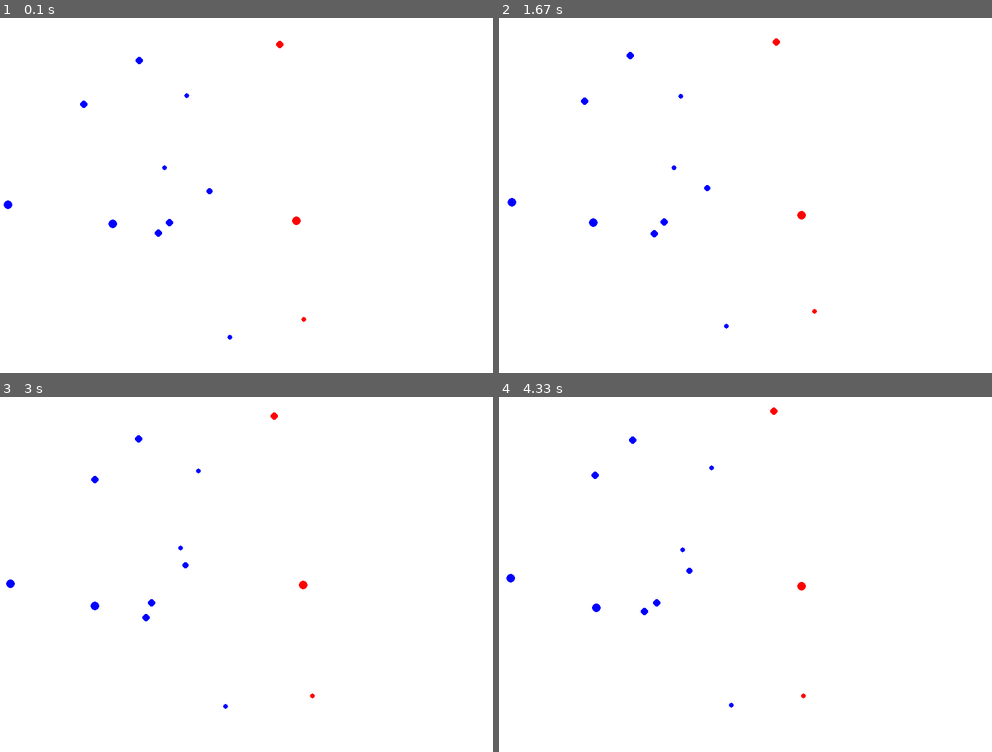
Above: before the commit, frames 1-4 (two rows, left to right).
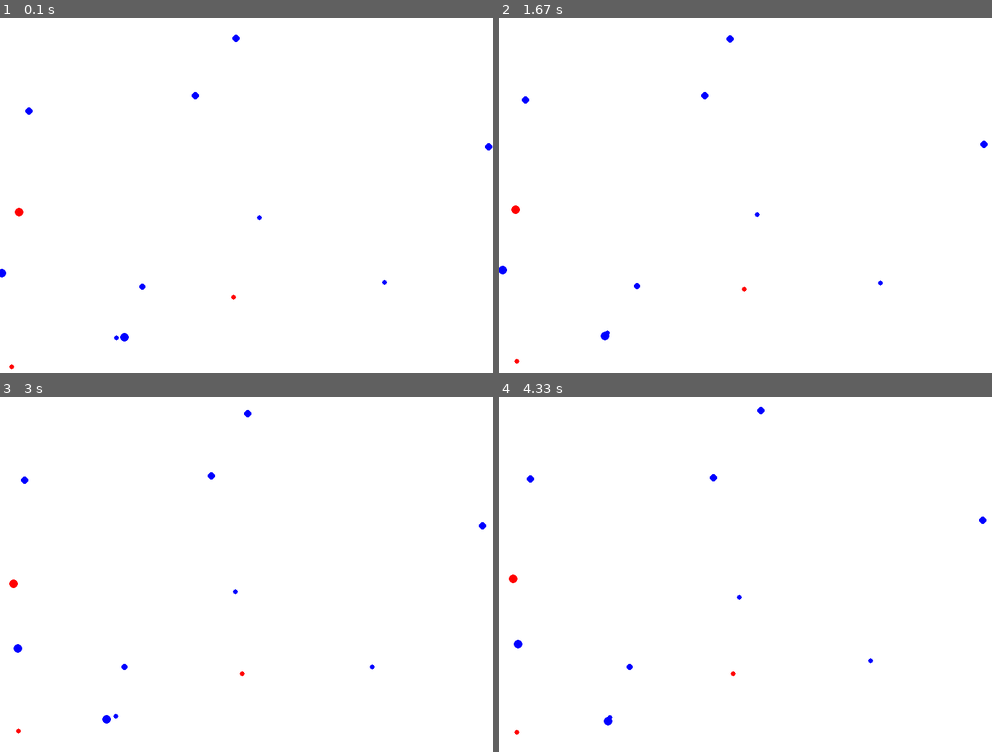
Above: after the commit, the same moments.

Repository: marcellovictorino/Pygame
Game: pygame game, started from tutorial.py
The game is run twice, just before and just after one commit, with the same random seed, the same clock (stepped at 60 frames per second) and the same inputs.
Inputs:
- Up to frame 1 (0.1 s): no input
- Up to frame 2 (1.67 s): no input
- Up to frame 3 (3 s): no input
- Up to frame 4 (4.33 s): no input

The runs differ from the first frame. In frame 1, 0.5% of the frame differs, in the area x 0-100%, y 4-99%; in frame 2, 0.5%, in the area x 0-100%, y 4-98%; in frame 3, 0.5%; in frame 4, 0.5%.

Commit message:
Granting Modularity to program

Diff:
--- /dev/null
+++ b/ClassBlob.py
@@ -0,0 +1,33 @@
+import random
+
+# Saving the Class as its own py file nd importing afterwards
+# avoiding to hardcode any set values. Pass them as the Object paramenters instead
+# Try to impose as little as possible to the end user. Some suggested restrictions can be presented
+# as a Class method, so the user can use it or write their own.
+
+class Blob:
+
+    def __init__(self, color, x_boundary, y_boundary, size_range=(4,8)):
+        self.color = color
+        self.x_boundary = x_boundary
+        self.y_boundary = y_boundary
+        self.x = random.randrange(0, x_boundary)
+        self.y = random.randrange(0, y_boundary)
+        self.size = random.randrange(size_range[0], size_range[1]) # specific to Pygame. Play around to see results
+
+    def move(self):
+        self.move_x = random.randrange(-2,3)
+        self.move_y = random.randrange(-1,2)
+        self.x += self.move_x
+        self.y += self.move_y
+
+    def check_boundary(self):
+        if self.x < 0:
+            self.x = 0 + self.size
+        elif self.x > self.x_boundary:
+            self.x = self.x_boundary - self.size
+
+        if self.y < 0:
+            self.y = 0 - self.size
+        elif self.y > self.y_boundary:
+            self.y = self.y_boundary - self.size
--- a/tutorial.py
+++ b/tutorial.py
@@ -1,5 +1,6 @@
 import pygame
 import random
+from ClassBlob import Blob
 
 STARTING_BLUEBLOBS = 10
 STARTING_REDBLOBS = 3
@@ -18,29 +19,6 @@
 pygame.display.set_caption('Blob World')
 clock = pygame.time.Clock()
 
-class Blob:
-    def __init__(self, color):
-        self.color = color
-        self.x = random.randrange(0, WIDTH)
-        self.y = random.randrange(0, HEIGHT)
-        self.size = random.randrange(4,8) # specific to Pygame. Play around to see results
-
-    def move(self):
-        self.move_x = random.randrange(-2,3)
-        self.move_y = random.randrange(-1,2)
-        self.x += self.move_x
-        self.y += self.move_y
-
-        if self.x < 0:
-            self.x = 0
-        elif self.x > WIDTH:
-            self.x = WIDTH
-
-        if self.y < 0:
-            self.y = 0
-        elif self.y > HEIGHT:
-            self.y = HEIGHT
-
 
 def draw_environment(blobs_list):
     game_display.fill(WHITE)
@@ -49,12 +27,13 @@
             blob = blob_dict[blob_id]
             pygame.draw.circle(game_display, blob.color, [blob.x, blob.y], blob.size)
             blob.move()
+            blob.check_boundary()
     pygame.display.update()
 
 
 def main():
-    red_blob = dict(enumerate([Blob(RED) for i in range(STARTING_REDBLOBS)]))# Creating Object
-    blue_blob = dict(enumerate([Blob(BLUE) for i in range(STARTING_BLUEBLOBS)]))# Creating Object
+    red_blob = dict(enumerate([Blob(RED, WIDTH, HEIGHT) for i in range(STARTING_REDBLOBS)]))# Creating Object
+    blue_blob = dict(enumerate([Blob(BLUE, WIDTH, HEIGHT) for i in range(STARTING_BLUEBLOBS)]))# Creating Object
         # Blob(color=RED) # Creating Object
 
     while True:
